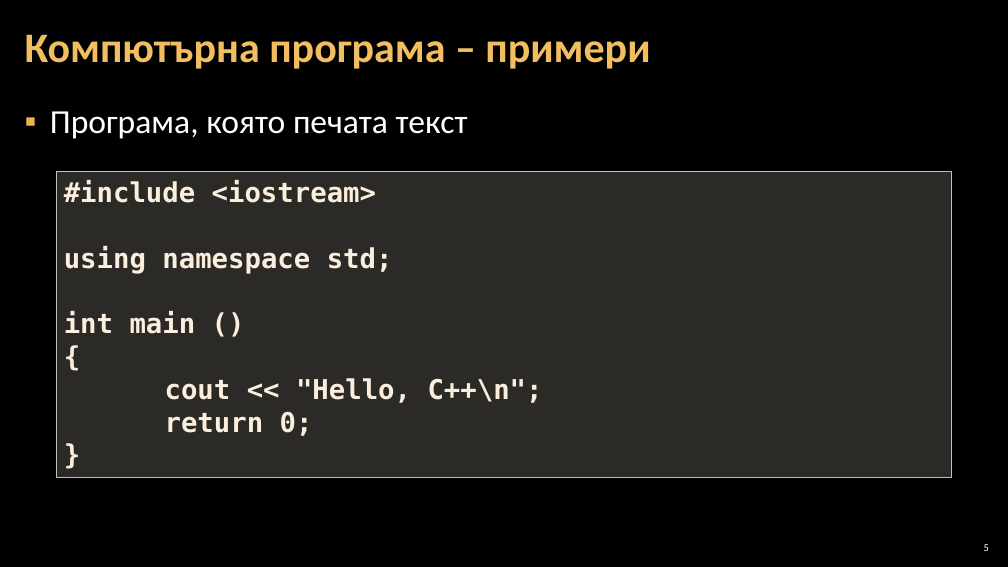
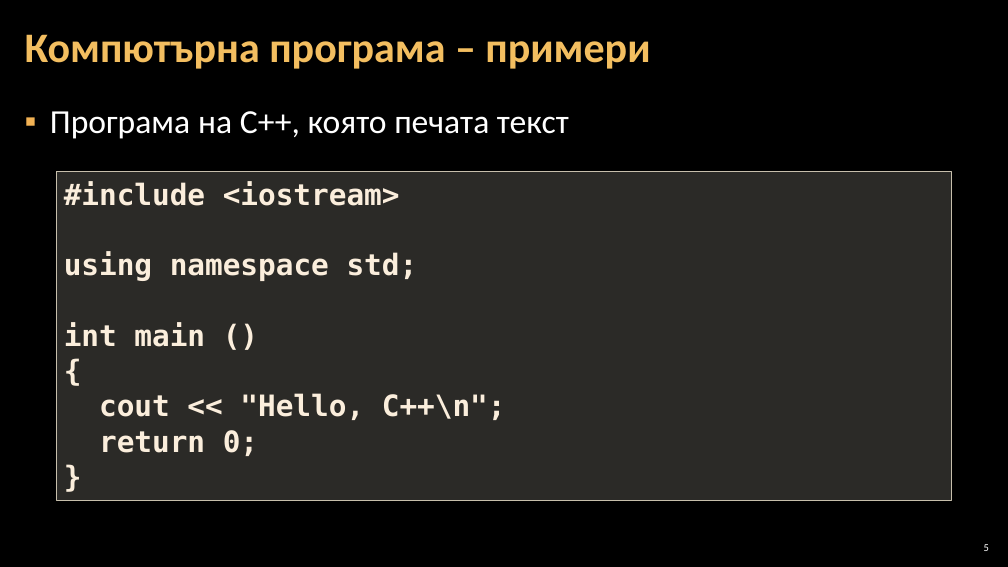
Before and after one commit to Software-University/C-plus-plus, a slide deck: slide 5 of 1. First-Steps-in-Coding/1. First-Steps-in-Coding.pptx. Drawn at 1008x567 pixels with LibreOffice and Linux fonts; fonts in the diff are those of the drawing; background and template pictures are left out. Boxes give left, top, right and bottom in pixels: in the first picture for what was removed or moved away, otherwise in the second. Text is boxed around its words. In the diff, an @@ line names an element or a change of style, - is before the commit and + after.

Commit message:
Many small bug fixes + formatting improvements

```diff
--- a/1. First-Steps-in-Coding/1. First-Steps-in-Coding.pptx
+++ b/1. First-Steps-in-Coding/1. First-Steps-in-Coding.pptx
@@ text at (50, 111, 569, 139): text changed @@
-▪ Програма, която печата текст
+▪ Програма на C++, която печата текст
@@ rectangle "#include <iostream>": place and size @@
-rectangle "#include <iostream>" at (56, 172, 951, 477)
+rectangle "#include <iostream>" at (56, 172, 951, 500)
@@ rectangle "#include <iostream>" at (56, 172, 951, 500): size 26 to 28 pt @@
```
Also in this commit, not shown: 12 other slides changed.
